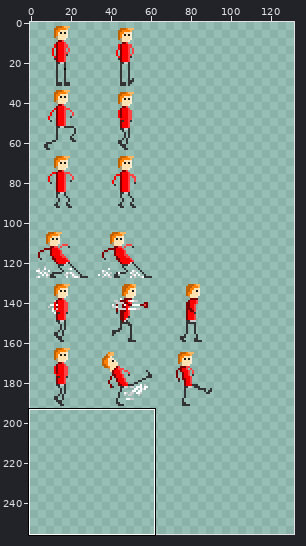
Sprite sheet: content/gfx/player.png. The picture above shows the old version from afar; the outline marks the close-up.
Close-up. Before the commit:
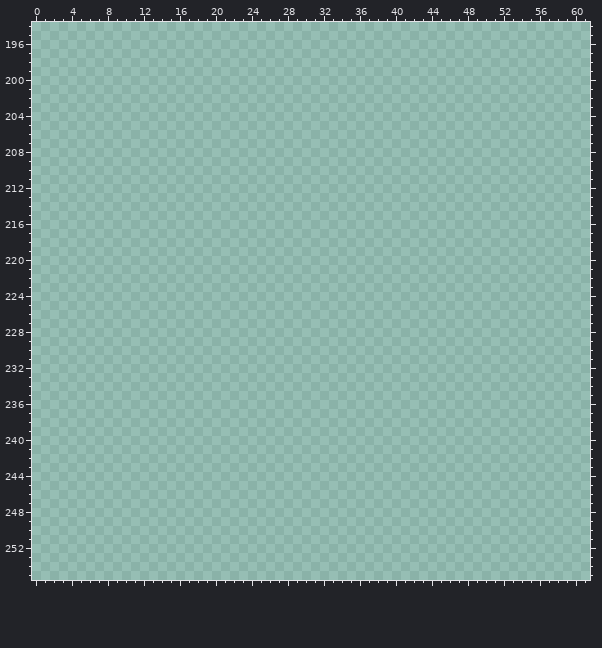
The file is 256x256 pixels. Shown: x 0..61, y 194..255. The wide view leaves out empty margins. The commit also changed other parts of the picture, which this record leaves out.
Now the later version:
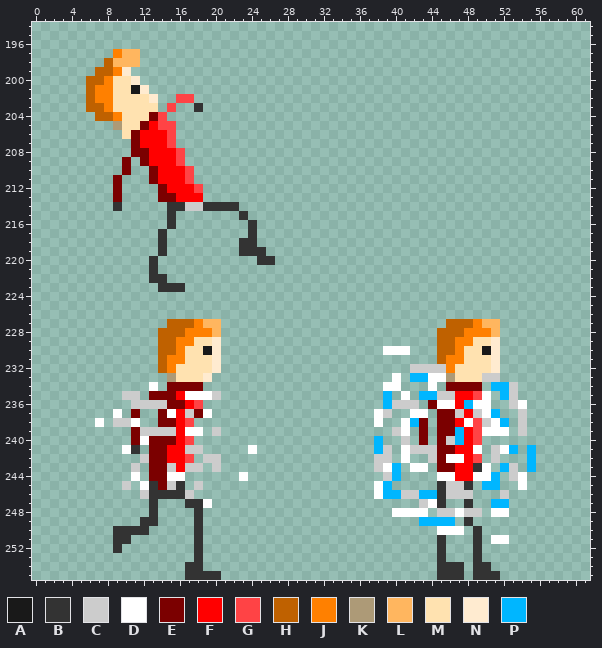
Palette (. is transparent): A #191919  B #333333  C #cccccc  D #ffffff  E #7b0000  F #ff0000  G #ff4345  H #bf6100  J #ff8000  K #ad9a77  L #ffb65f  M #ffe2b0  N #ffebd0  P #00b6ff
What changed:
y 197: x 9..11 ... -> JLL
y 198: x 8..11 .... -> HLLL
y 199: x 7..10 .... -> HHJN
y 200: x 6..11 ...... -> HHJMMN
y 201: x 6..12 ....... -> HJJMMAN
y 202: x 6..13 ........ -> HJJMMMMN; x 16..17 .. -> GG
y 203: x 6..13 ........ -> HHJMMMMM; x 15 . -> G; x 18 . -> B
y 204: x 7..14 ........ -> HHJMMMEG
y 205: x 9..15 ....... -> KMMEFGG
y 206: x 10..15 ...... -> MEFFFG
y 207: x 11..15 ..... -> EFFFG
y 208: x 11..16 ...... -> EEFFFG
y 209: x 10 . -> E; x 12..16 ..... -> EFFFG
y 210: x 10 . -> E; x 13..17 ..... -> EFFFG
y 211: x 9 . -> E; x 13..17 ..... -> EFFFG
y 212: x 9 . -> E; x 14..18 ..... -> EFFFG
y 213: x 9 . -> E; x 14..18 ..... -> EEFFF
y 214: x 9 . -> B; x 15..22 ........ -> BBCCBBBB
y 215: x 15 . -> B; x 23 . -> B
y 216: x 15 . -> B; x 24 . -> B
y 217: x 14 . -> B; x 24 . -> B
y 218: x 14 . -> B; x 23..24 .. -> BB
y 219: x 14 . -> B; x 23..25 ... -> BBB
y 220: x 13 . -> B; x 25..26 .. -> BB
y 221: x 13 . -> B
y 222: x 13..14 .. -> BB
y 223: x 14..16 ... -> BBB
y 227: x 15..20 ...... -> HHHJLL; x 46..51 ...... -> HHHJLL
y 228: x 14..20 ....... -> HHHJJJL; x 45..51 ....... -> HHHJJJL
y 229: x 14..20 ....... -> HHJJMMN; x 45..51 ....... -> HHJJMMN
y 230: x 14..20 ....... -> HHJMMAN; x 39..41 ... -> DDD; x 45..51 ....... -> HHJMMAN
y 231: x 14..20 ....... -> HJJMMMN; x 45..51 ....... -> HJJMMMN
y 232: x 14..20 ....... -> HJMMMMN; x 42..51 .......... -> CCCCJMMMMN
y 233: x 15..19 ..... -> KMMMN; x 40 . -> D; x 42..51 .......... -> PPDDKMMMCC
y 234: x 13 . -> D; x 15..18 .... -> EEEE; x 39..40 .. -> DD; x 44 . -> D; x 46..49 .... -> EEEE; x 51..53 ... -> PPC
y 235: x 10..11 .. -> CC; x 13..20 ........ -> EEEFDDDC; x 39 . -> P; x 41 . -> D; x 43..50 ........ -> PPCCFFGD; x 52..53 .. -> PC
y 236: x 11..18 ........ -> CCCCEEFG; x 39..42 .... -> PCCC; x 44..50 ....... -> EDDFPDD; x 53..54 .. -> CD
y 237: x 9 . -> D; x 11 . -> E; x 14..19 ...... -> EDFCED; x 38..39 .. -> DC; x 42..43 .. -> DD; x 45..51 ....... -> EECFCDP; x 54 . -> C
y 238: x 7 . -> D; x 9..11 ... -> CCD; x 14..17 .... -> EEFG; x 38 . -> D; x 41..43 ... -> DPE; x 45..52 ........ -> EEFDGCDP; x 54 . -> C
y 239: x 11..18 ........ -> ECCCCFDD; x 20 . -> C; x 40..41 .. -> CD; x 43 . -> E; x 45..52 ........ -> EEPFGDDD; x 54 . -> C
y 240: x 11..17 ....... -> EDEEEFG; x 38 . -> P; x 41 . -> C; x 43 . -> E; x 45..49 ..... -> ECPFG
y 241: x 10..11 .. -> DB; x 13..18 ...... -> EEFFCC; x 24 . -> D; x 38..39 .. -> PC; x 41..49 ......... -> DCCCEEFFD; x 51..53 ... -> CDP; x 55 . -> P
y 242: x 12..17 ...... -> CEEFFG; x 19..20 .. -> CC; x 38..39 .. -> CC; x 41 . -> D; x 44..49 ...... -> CEDDFG; x 51 . -> C; x 55 . -> P
y 243: x 11 . -> C; x 13..18 ...... -> EECFCC; x 20 . -> C; x 38..40 ... -> CDP; x 42..43 .. -> DD; x 45..50 ...... -> EEFFBD; x 52..53 .. -> PC; x 55 . -> P
y 244: x 11 . -> D; x 13..16 .... -> EEDD; x 23 . -> D; x 39..40 .. -> CP; x 45..51 ....... -> DDFFDDP; x 53..54 .. -> CD
y 245: x 10 . -> C; x 12..16 ..... -> DBECB; x 18 . -> C; x 38..39 .. -> DP; x 45..48 .... -> BCCB; x 50..51 .. -> PP; x 54 . -> D
y 246: x 12..17 ...... -> CBBBBC; x 38..48 ........... -> DPPCCPPBCCC; x 52 . -> C
y 247: x 13 . -> B; x 17..19 ... -> BBD; x 43..45 ... -> CDB; x 48 . -> B; x 51..52 .. -> PP
y 248: x 13 . -> B; x 18 . -> B; x 40..43 .... -> DDDD; x 45..49 ..... -> CCDCC; x 51..52 .. -> DD
y 249: x 12..13 .. -> BB; x 18 . -> B; x 43..46 .... -> PPPP; x 48 . -> B
y 250: x 9..12 .... -> BBBB; x 18 . -> B; x 45..47 ... -> DDD; x 49 . -> B
y 251: x 9..10 .. -> BB; x 18 . -> B; x 45 . -> B; x 49 . -> B; x 51..52 .. -> DD
y 252: x 9 . -> B; x 18 . -> B; x 45 . -> B; x 49 . -> B
y 253: x 18 . -> B; x 45 . -> B; x 49 . -> B
y 254: x 17..18 .. -> BB; x 45..47 ... -> BBB; x 49..50 .. -> BB
y 255: x 17..20 .... -> BBBB; x 45..47 ... -> BBB; x 49..51 ... -> BBB
